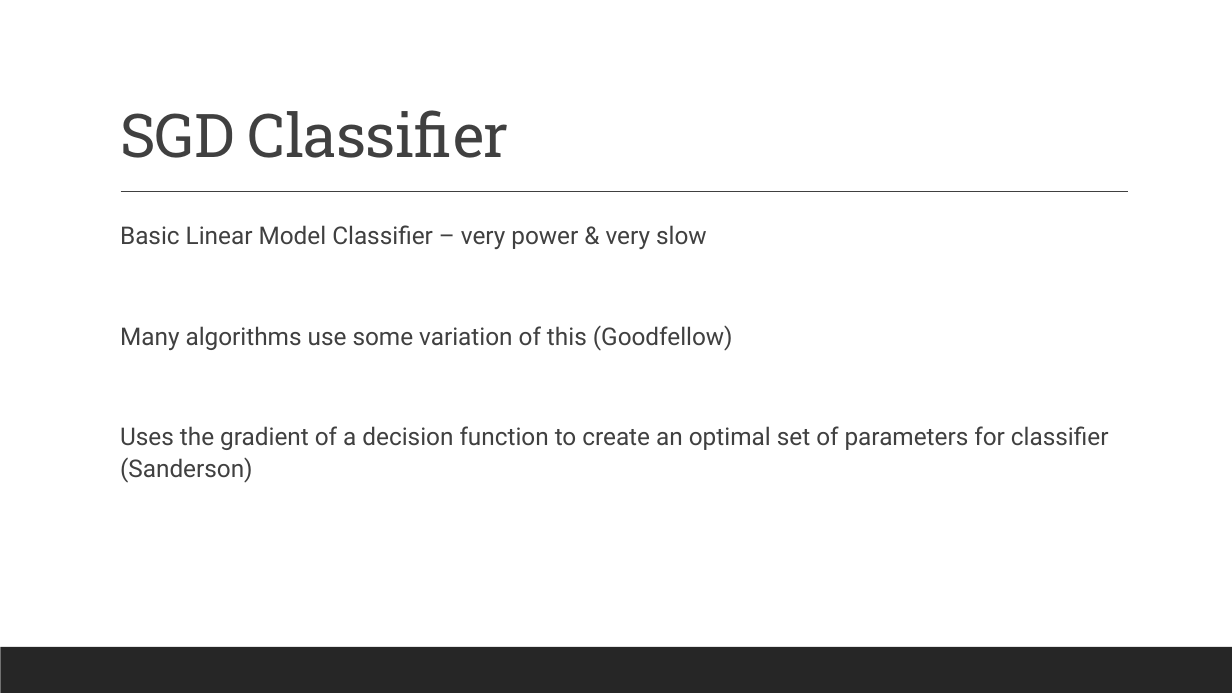
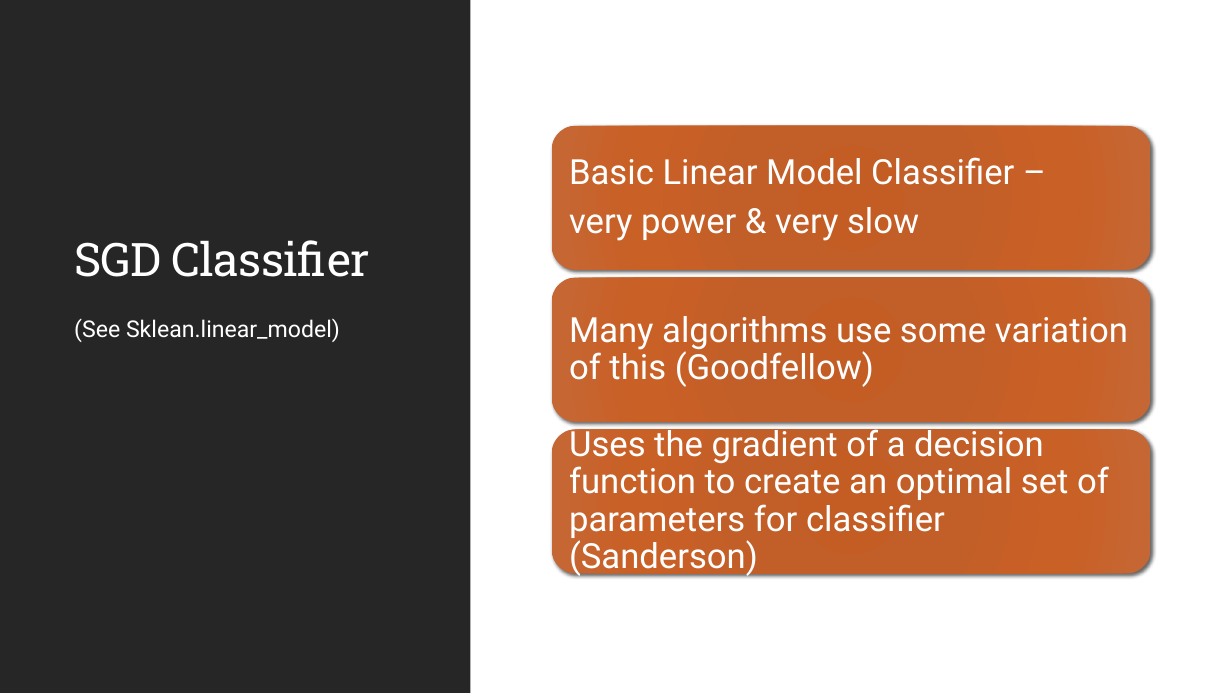
Before and after one commit to landonbuell/Convolutional-Neural-Networks, a slide deck: slide 8 of Presentations/14_02_2020/Evaluating Benchmarks for SGD Classifier.pptx. Drawn at 1232x693 pixels with LibreOffice and Linux fonts; fonts in the diff are those of the drawing. Boxes give left, top, right and bottom in pixels: in the first picture for what was removed or moved away, otherwise in the second. Text is boxed around its words. In the diff, an @@ line names an element or a change of style, - is before the commit and + after.

```diff
--- a/Presentations/14_02_2020/Evaluating Benchmarks for SGD Classifier.pptx
+++ b/Presentations/14_02_2020/Evaluating Benchmarks for SGD Classifier.pptx
@@ rectangle added at <box>0,0,470,693</box>, fill #262626 @@
@@ title "SGD Classifier": place and size @@
-title "SGD Classifier" at <box>120,110,509,158</box>
+title "SGD Classifier" at <box>74,240,369,277</box>
@@ title "SGD Classifier" at <box>74,240,369,277</box>: size 47 to 36 pt, text colour #404040 to #FFFFFF @@
@@ line removed from (121, 192) to (1128, 192) @@
@@ text removed at <box>120,225,1109,483</box> @@
-  Basic Linear Model Classifier – very power & very slow
-  Many algorithms use some variation of this (Goodfellow)
-  Uses the gradient of a decision function to create an optimal set of parameters for classifier (Sanderson)
@@ text added at <box>74,318,340,342</box>, 18 pt, text #FFFFFF @@
+(See Sklean.linear_model)
@@ group added at <box>552,126,1151,578</box>: 3 rounded rectangles, 3 texts @@
+Basic Linear Model Classifier –
+very power & very slow
+Many algorithms use some variation of this (Goodfellow)
+Uses the gradient of a decision function to create an optimal set of parameters for classifier (Sanderson)
@@ rectangle removed at <box>0,647,1232,693</box> @@
```
Also in this commit, not shown: 2 other slides changed, 5 slides added, 6 other files.
